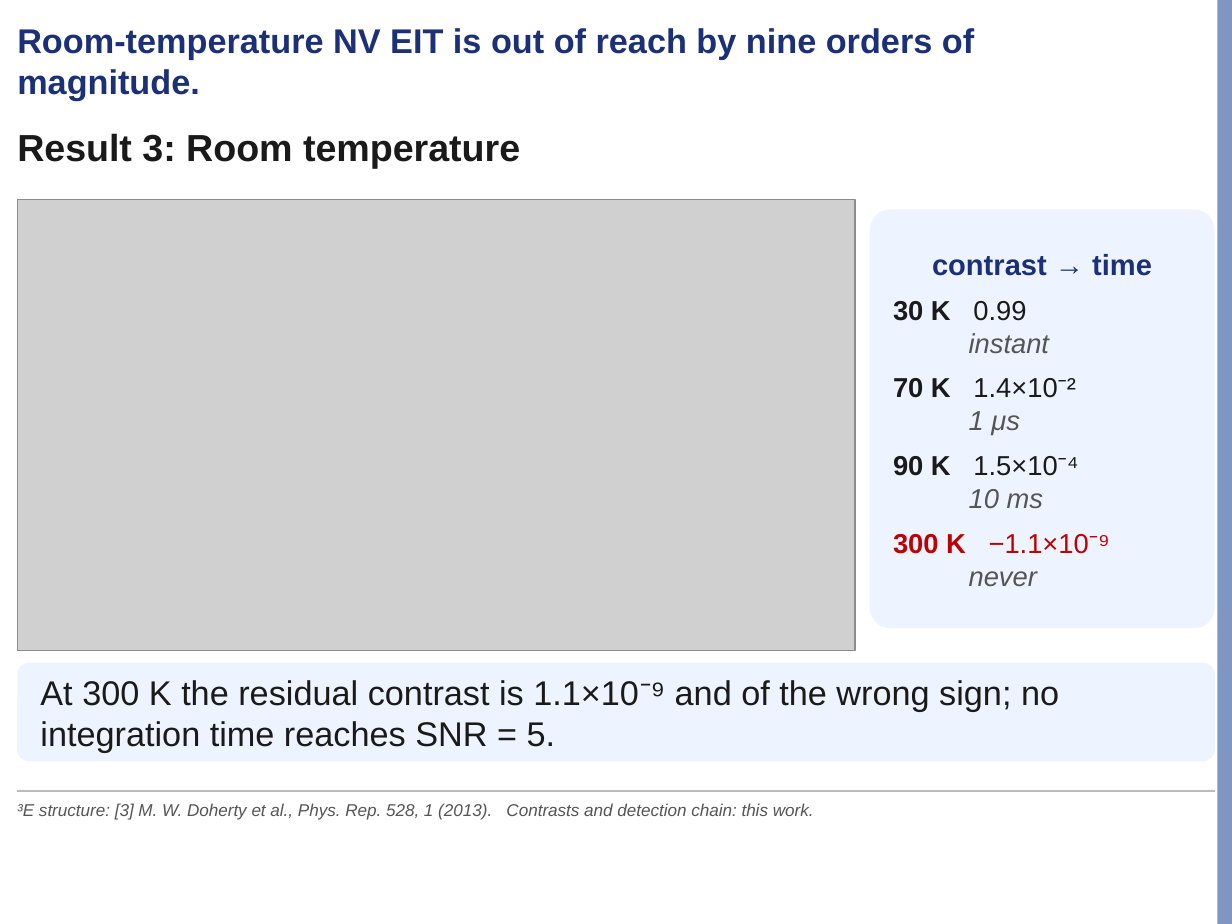
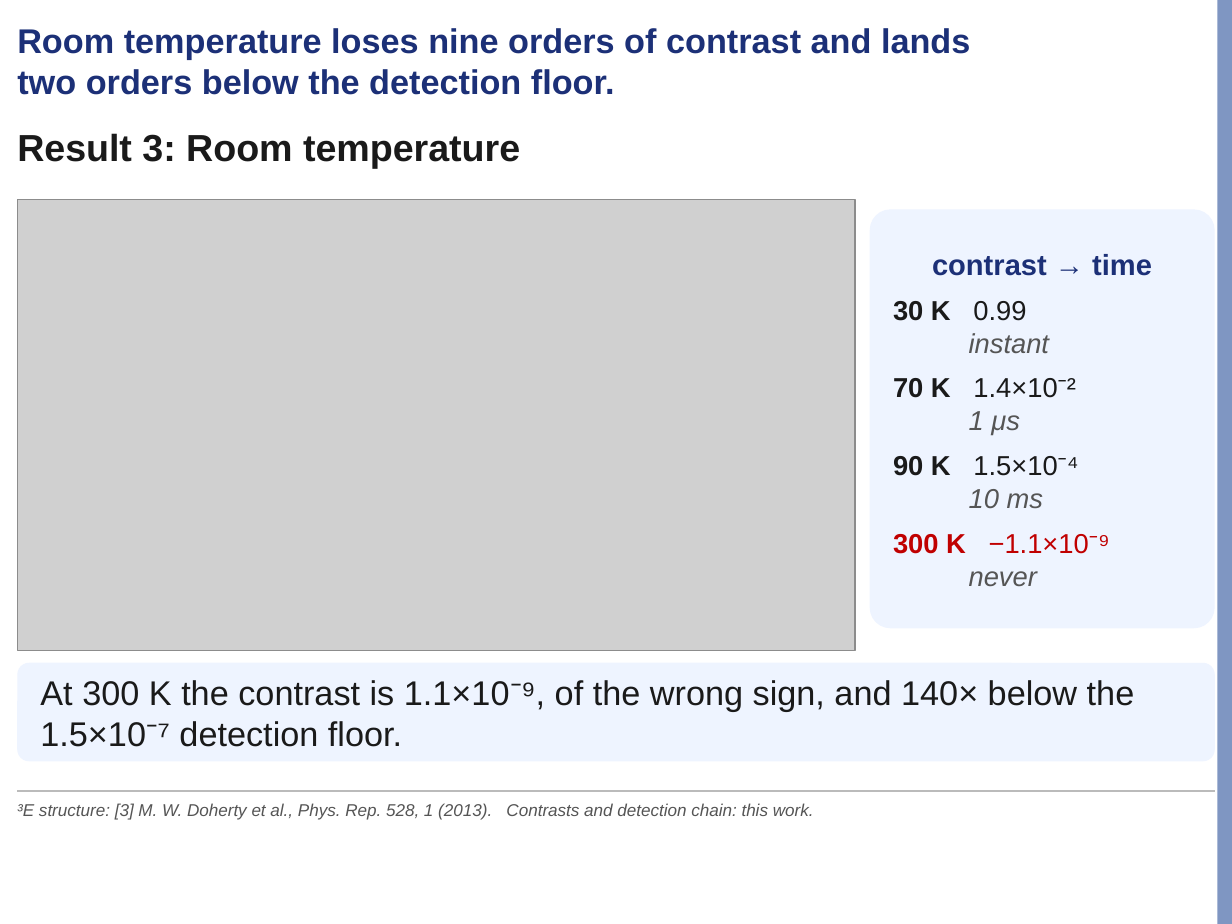
Before and after one commit to Risei412/NV-EIT-space, a slide deck: slide 14 of presentations/lab_seminar/nv_eit_seminar.pptx. Drawn at 1232x924 pixels with LibreOffice and Linux fonts; fonts in the diff are those of the drawing; grey boxes stand for pictures; background and template pictures are left out. Boxes give left, top, right and bottom in pixels: in the first picture for what was removed or moved away, otherwise in the second. Text is boxed around its words. In the diff, an @@ line names an element or a change of style, - is before the commit and + after.

```diff
--- a/presentations/lab_seminar/nv_eit_seminar.pptx
+++ b/presentations/lab_seminar/nv_eit_seminar.pptx
@@ text at (17,28,970,95): text changed @@
-Room-temperature NV EIT is out of reach by nine orders of magnitude.
+Room temperature loses nine orders of contrast and lands two orders below the detection floor.
@@ text in rounded rectangle at (40,680,1135,747): text changed @@
-At 300 K the residual contrast is 1.1×10⁻⁹ and of the wrong sign; no integration time reaches SNR = 5.
+At 300 K the contrast is 1.1×10⁻⁹, of the wrong sign, and 140× below the 1.5×10⁻⁷ detection floor.
```
Also in this commit, not shown: 4 other slides changed, 1 other file.
